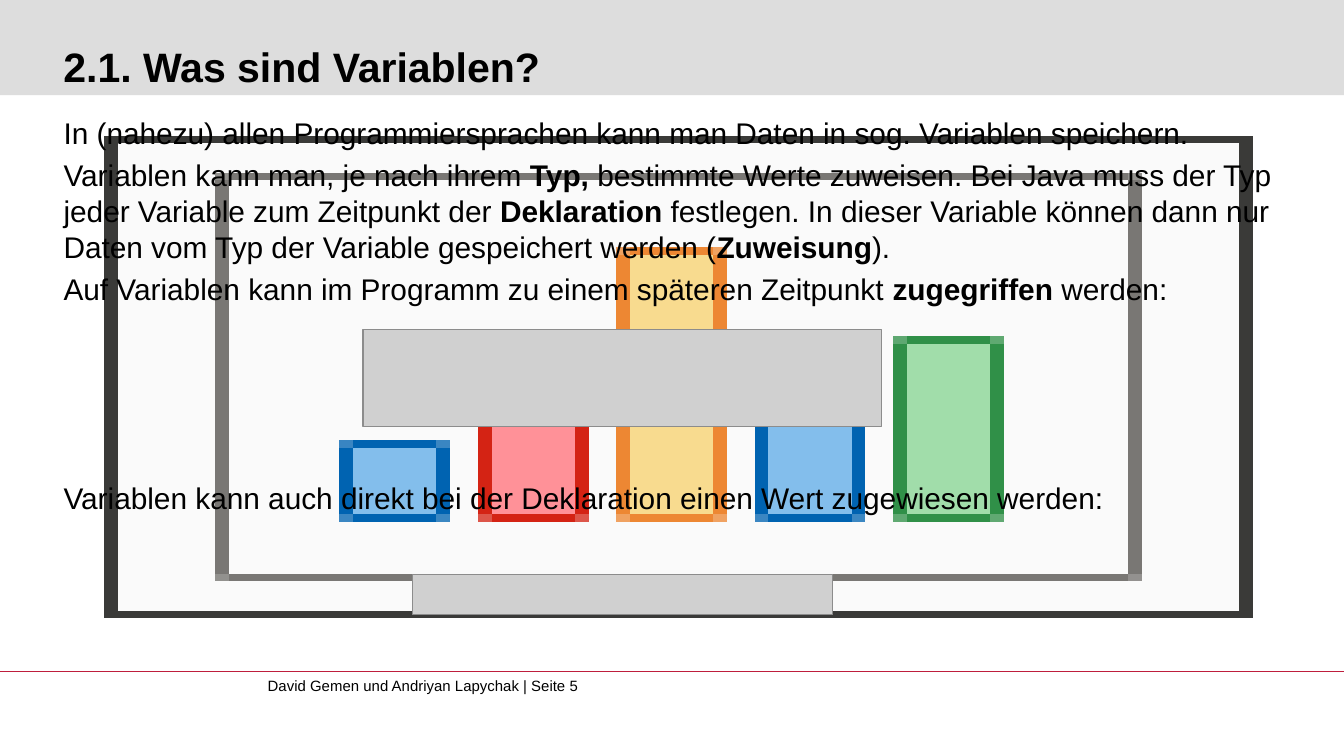
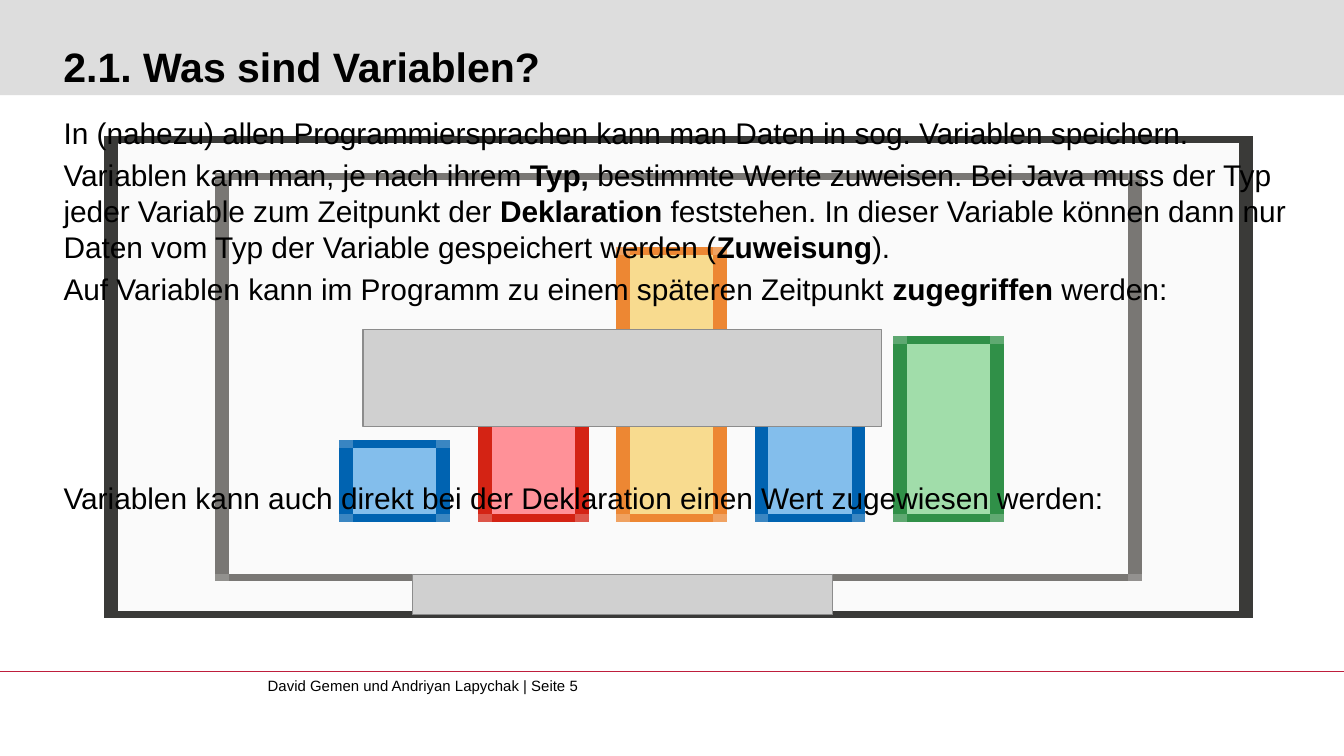
Before and after one commit to gemdav/Programmieren-1-Tutorium, a slide deck: slide 5 of slides/01_first_steps_with_java.pptx. Drawn at 1344x756 pixels with LibreOffice and Linux fonts; fonts in the diff are those of the drawing; grey boxes stand for pictures; background and template pictures are left out. Boxes give left, top, right and bottom in pixels: in the first picture for what was removed or moved away, otherwise in the second. Text is boxed around its words. In the diff, an @@ line names an element or a change of style, - is before the commit and + after.

```diff
--- a/slides/01_first_steps_with_java.pptx
+++ b/slides/01_first_steps_with_java.pptx
@@ text at (64,163,1286,263): text changed @@
-Variablen kann man, je nach ihrem Typ, bestimmte Werte zuweisen. Bei Java muss der Typ jeder Variable zum Zeitpunkt der Deklaration festlegen. In dieser Variable können dann nur Daten vom Typ der Variable gespeichert werden (Zuweisung).
+Variablen kann man, je nach ihrem Typ, bestimmte Werte zuweisen. Bei Java muss der Typ jeder Variable zum Zeitpunkt der Deklaration feststehen. In dieser Variable können dann nur Daten vom Typ der Variable gespeichert werden (Zuweisung).
```
Also in this commit, not shown: 3 other slides changed.
